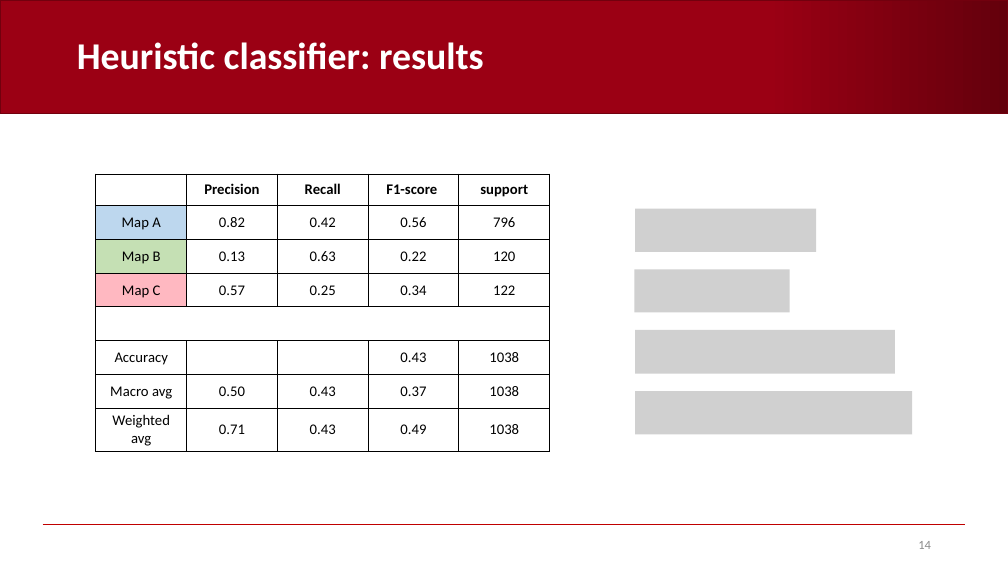
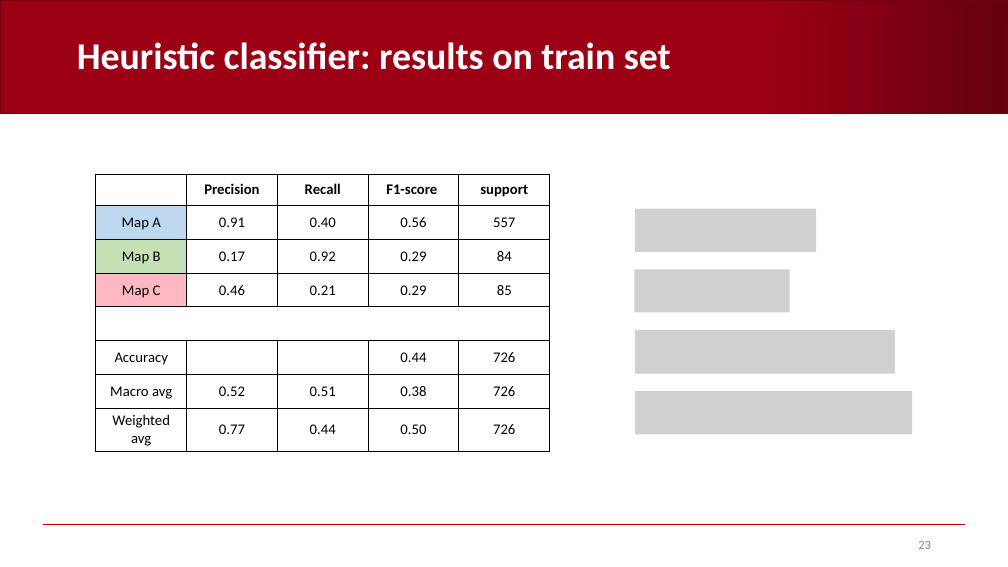
Before and after one commit to AndreaCorrado00/Tesi_magistrale_Corrado_Andrea, a slide deck: slide 23 of Documentation/5. Heuristic classifier.pptx (slide 14 before the commit). Drawn at 1008x567 pixels with LibreOffice and Linux fonts; fonts in the diff are those of the drawing; grey boxes stand for pictures; background and template pictures are left out. Boxes give left, top, right and bottom in pixels: in the first picture for what was removed or moved away, otherwise in the second. Text is boxed around its words. In the diff, an @@ line names an element or a change of style, - is before the commit and + after.

Commit message:
heuristic corrected

```diff
--- a/Documentation/5. Heuristic classifier.pptx
+++ b/Documentation/5. Heuristic classifier.pptx
@@ title at (77, 42, 671, 70): text changed @@
-Heuristic classifier: results
+Heuristic classifier: results on train set
@@ table at (96, 174, 550, 451) @@
-row 2: Map A | 0.82 | 0.42 | 0.56 | 796
+row 2: Map A | 0.91 | 0.40 | 0.56 | 557
-row 3: Map B | 0.13 | 0.63 | 0.22 | 120
+row 3: Map B | 0.17 | 0.92 | 0.29 | 84
-row 4: Map C | 0.57 | 0.25 | 0.34 | 122
+row 4: Map C | 0.46 | 0.21 | 0.29 | 85
-row 6, column 4: 0.43
+row 6, column 4: 0.44
-row 6, column 5: 1038
+row 6, column 5: 726
-row 7: Macro avg | 0.50 | 0.43 | 0.37 | 1038
+row 7: Macro avg | 0.52 | 0.51 | 0.38 | 726
-row 8: Weighted avg | 0.71 | 0.43 | 0.49 | 1038
+row 8: Weighted avg | 0.77 | 0.44 | 0.50 | 726
@@ page number at (918, 541, 931, 549): text changed @@
-14
+23
```
Also in this commit, not shown: 6 other slides changed, 10 slides added, 15 other files.
